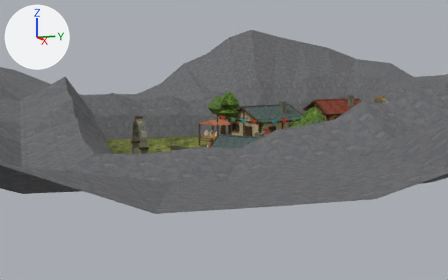
A saved change to the Blender file Blender/Bellwake/Bellmarket.blend.
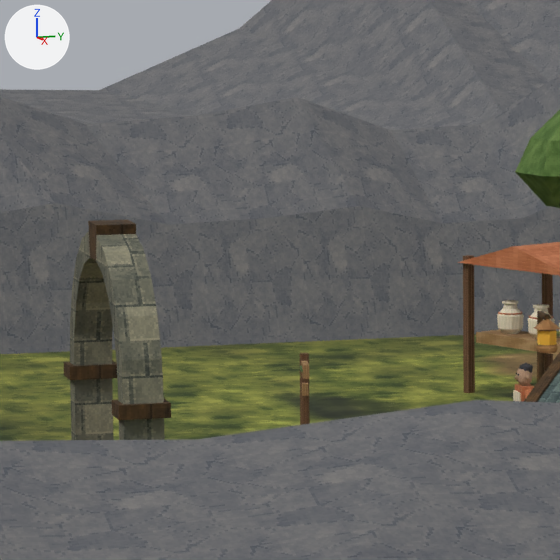
Each version is shown from a 50 mm camera at (71.3, -29.7, 12.6) aimed at (-7.0, -4.4, 1.1), then close up on the part from 27% to 48% of the width and 28% to 62% of the height. Lighting does not change. The marker at upper left points along +X, +Y and +Z. The first two pictures are the older version.

In view in the first close-up: 'Arch stone', 'Arch stone.001', 'Arch stone.002', 'Arch stone.003', 'Arch stone.008', 'Arch stone.009', 'Court and sloping apse', 'Cut escarpment and distant ridgeline', 'Faceted leafy whorl.001', 'Impost.001', 'Pilaster', 'Striped market awning' and 16 more.
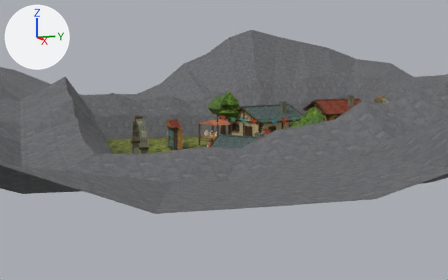
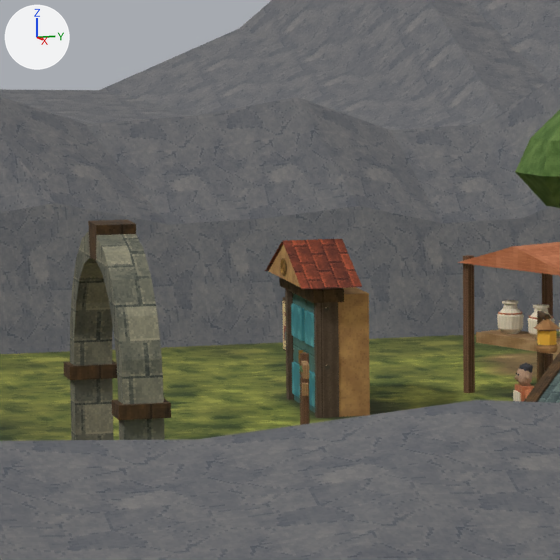
Location of each change, (x1, y1, x2, y2) in pixels of the close-ups (560 x 560 px):
'Ticket booth back', added (brown): after (338, 287, 370, 417)
'Tiled entrance hood.001', added (brown): after (283, 239, 362, 289)
'Oak jamb.001', added (brown): after (314, 302, 339, 418)
'Ticket door lintel', added: after (279, 277, 344, 303)
'Oak jamb', added (brown): after (285, 289, 294, 400)
'Painted pediment', added (brown): after (268, 244, 301, 288)
'Raised door panel.001', added (cyan): after (291, 303, 305, 341)
'Painted playhouse door', added (green): after (292, 292, 306, 403)
'Raised door panel.003', added: after (304, 310, 314, 347)
'Painted playhouse door.001', added: after (306, 299, 315, 413)
'Raised door panel', added: after (292, 362, 300, 398)
'Tiled entrance hood', added: after (265, 241, 284, 271)
'Ticket rosette', added: after (280, 258, 287, 275)

Patch to the scene script:
```diff
--- a/Blender/Bellwake/Bellmarket.blend.py
+++ b/Blender/Bellwake/Bellmarket.blend.py
@@ ob_ticket_booth_back @@
+ob_ticket_booth_back = bpy.data.objects.new('Ticket booth back', me_ticket_booth_back)  # a box spanning x -10.52..-7.48, y -10.84..-9.94, z -0.01..2.75; in mat_ochreplaster (picture img_ochreplaster_png)
+ob_ticket_booth_back.location = (0.0, 0.0, 0.0)
@@ ob_playbill_at_the_entrance @@
+ob_playbill_at_the_entrance = bpy.data.objects.new('Playbill at the entrance', me_playbill_at_the_entrance)  # 4 vertices, 1 face; spans x -11.25..-10.39, y -11.06, z 1.07..2.19; in mat_paperticket (picture img_paperticket_png)
+ob_playbill_at_the_entrance.location = (0.0, 0.0, 0.0)
@@ ob_programme_board @@
+ob_programme_board = bpy.data.objects.new('Programme board', me_programme_board)  # a box spanning x -11.285..-10.355, y -11.045..-10.855, z 1.035..2.265; in mat_wood (picture img_wood_png)
+ob_programme_board.location = (0.0, 0.0, 0.0)
@@ ob_ticket_rosette @@
+ob_ticket_rosette = bpy.data.objects.new('Ticket rosette', me_ticket_rosette)  # 64 vertices, 64 faces; spans x -9.204..-8.796, y -11.564..-11.496, z 3.036..3.444; in mat_brass (picture img_brass_png)
+ob_ticket_rosette.location = (0.0, 0.0, 0.0)
@@ ob_painted_pediment @@
+ob_painted_pediment = bpy.data.objects.new('Painted pediment', me_painted_pediment)  # 3 vertices, 1 face; spans x -10.71..-7.29, y -11.5, z 2.94..3.8; in mat_ochreplaster (picture img_ochreplaster_png)
+ob_painted_pediment.location = (0.0, 0.0, 0.0)
@@ ob_tiled_entrance_hood_001 @@
+ob_tiled_entrance_hood_001 = bpy.data.objects.new('Tiled entrance hood.001', me_tiled_entrance_hood_001)  # 4 vertices, 1 face; spans x -9.0..-7.15, y -11.55..-10.17, z 2.94..3.83; in mat_rooftiles (picture img_rooftiles_png)
+ob_tiled_entrance_hood_001.location = (0.0, 0.0, 0.0)
@@ ob_tiled_entrance_hood @@
+ob_tiled_entrance_hood = bpy.data.objects.new('Tiled entrance hood', me_tiled_entrance_hood)  # 4 vertices, 1 face; spans x -10.85..-9.0, y -11.55..-10.17, z 2.94..3.83; in mat_rooftiles (picture img_rooftiles_png)
+ob_tiled_entrance_hood.location = (0.0, 0.0, 0.0)
@@ ob_ticket_door_lintel @@
+ob_ticket_door_lintel = bpy.data.objects.new('Ticket door lintel', me_ticket_door_lintel)  # a box spanning x -10.68..-7.32, y -11.25..-10.55, z 2.6..2.9; in mat_wood (picture img_wood_png)
+ob_ticket_door_lintel.location = (0.0, 0.0, 0.0)
@@ ob_oak_jamb_001 @@
+ob_oak_jamb_001 = bpy.data.objects.new('Oak jamb.001', me_oak_jamb_001)  # a box spanning x -7.68..-7.46, y -11.15..-10.65, z 0.0..2.78; in mat_tarredoak (picture img_tarredoak_png)
+ob_oak_jamb_001.location = (0.0, 0.0, 0.0)
@@ ob_raised_door_panel_003 @@
+ob_raised_door_panel_003 = bpy.data.objects.new('Raised door panel.003', me_raised_door_panel_003)  # a box spanning x -8.85..-7.81, y -11.095..-11.005, z 1.515..2.245; in mat_seacloth (picture img_seacloth_png)
+ob_raised_door_panel_003.location = (0.0, 0.0, 0.0)
@@ ob_raised_door_panel_002 @@
+ob_raised_door_panel_002 = bpy.data.objects.new('Raised door panel.002', me_raised_door_panel_002)  # a box spanning x -8.85..-7.81, y -11.095..-11.005, z 0.165..0.895; in mat_seacloth (picture img_seacloth_png)
+ob_raised_door_panel_002.location = (0.0, 0.0, 0.0)
@@ ob_painted_playhouse_door_001 @@
+ob_painted_playhouse_door_001 = bpy.data.objects.new('Painted playhouse door.001', me_painted_playhouse_door_001)  # a box spanning x -8.98..-7.68, y -11.03..-10.77, z 0.0..2.56; in mat_verdigrissheet (picture img_verdigrissheet_png)
+ob_painted_playhouse_door_001.location = (0.0, 0.0, 0.0)
@@ ob_oak_jamb @@
+ob_oak_jamb = bpy.data.objects.new('Oak jamb', me_oak_jamb)  # a box spanning x -10.54..-10.32, y -11.15..-10.65, z 0.0..2.78; in mat_tarredoak (picture img_tarredoak_png)
+ob_oak_jamb.location = (0.0, 0.0, 0.0)
@@ ob_raised_door_panel_001 @@
+ob_raised_door_panel_001 = bpy.data.objects.new('Raised door panel.001', me_raised_door_panel_001)  # a box spanning x -10.19..-9.15, y -11.095..-11.005, z 1.515..2.245; in mat_seacloth (picture img_seacloth_png)
+ob_raised_door_panel_001.location = (0.0, 0.0, 0.0)
@@ ob_raised_door_panel @@
+ob_raised_door_panel = bpy.data.objects.new('Raised door panel', me_raised_door_panel)  # a box spanning x -10.19..-9.15, y -11.095..-11.005, z 0.165..0.895; in mat_seacloth (picture img_seacloth_png)
+ob_raised_door_panel.location = (0.0, 0.0, 0.0)
@@ ob_painted_playhouse_door @@
+ob_painted_playhouse_door = bpy.data.objects.new('Painted playhouse door', me_painted_playhouse_door)  # a box spanning x -10.32..-9.02, y -11.03..-10.77, z 0.0..2.56; in mat_verdigrissheet (picture img_verdigrissheet_png)
+ob_painted_playhouse_door.location = (0.0, 0.0, 0.0)
```
